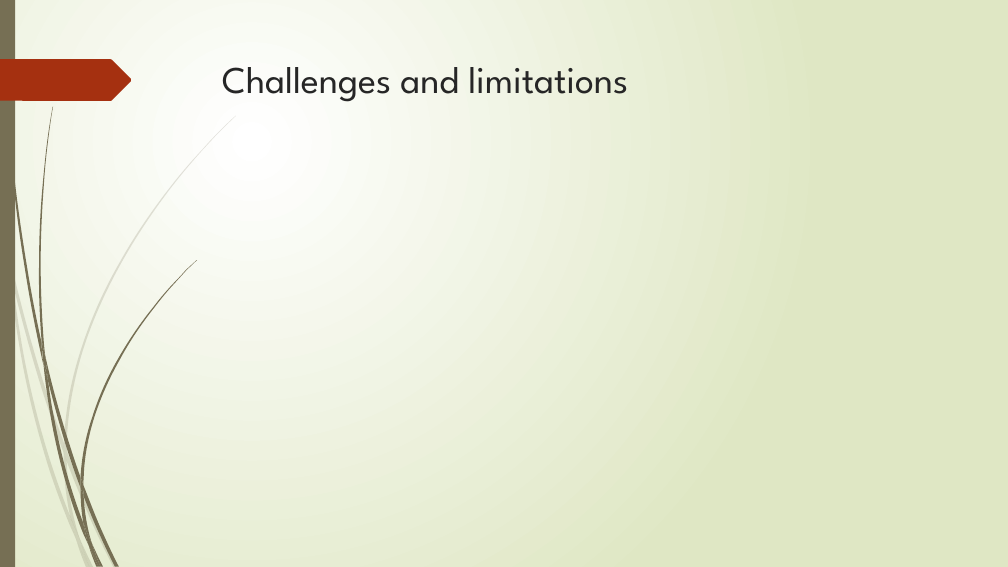
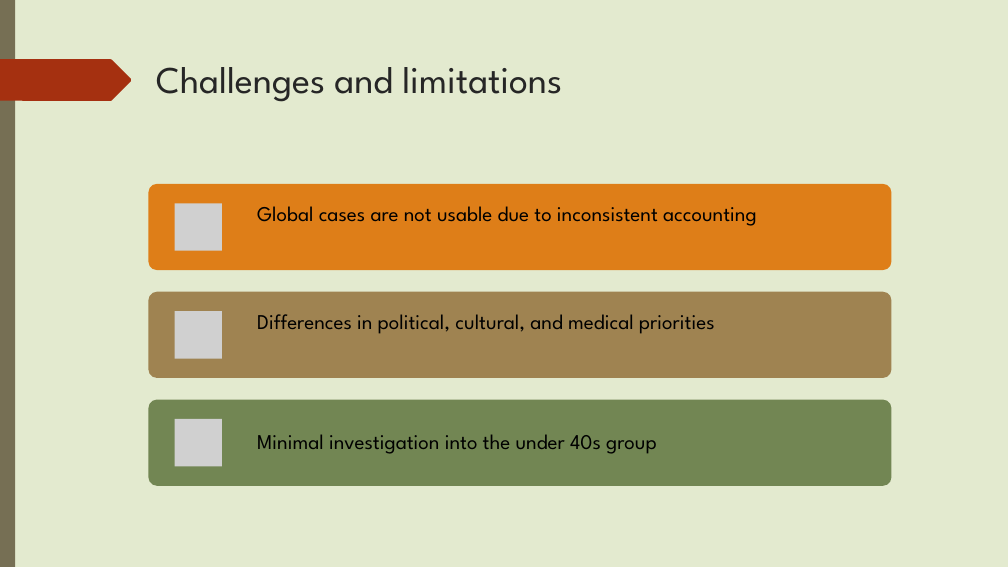
Before and after one commit to dr-natetorious/TIM-8130-Data_Mining, a slide deck: slide 10 of Week6_Statistics/BachmeierNTIM8130-6.pptx. Drawn at 1008x567 pixels with LibreOffice and Linux fonts; fonts in the diff are those of the drawing; grey boxes stand for pictures. Boxes give left, top, right and bottom in pixels: in the first picture for what was removed or moved away, otherwise in the second. Text is boxed around its words. In the diff, an @@ line names an element or a change of style, - is before the commit and + after.

```diff
--- a/Week6_Statistics/BachmeierNTIM8130-6.pptx
+++ b/Week6_Statistics/BachmeierNTIM8130-6.pptx
@@ rectangle removed at (0,0,15,567) @@
@@ rectangle added at (0,0,1008,567), fill #E3EACF @@
@@ rectangle added at (0,0,15,567), fill #766F54 @@
@@ freeform shape removed at (0,59,132,101) @@
@@ freeform shape added at (0,59,132,101), fill #A53010 @@
@@ title "Challenges and limitations": place and size @@
-title "Challenges and limitations" at (222,67,628,102)
+title "Challenges and limitations" at (156,67,562,102)
@@ group removed at (8,116,236,540): 5 freeform shapes @@
@@ group added at (148,184,892,486): 3 rounded rectangles, 3 pictures, 3 texts @@
+Global cases are not usable due to inconsistent accounting
+Differences in political, cultural, and medical priorities
+Minimal investigation into the under 40s group
@@ group removed at (39,107,197,546): 7 freeform shapes @@
```
Also in this commit, not shown: 4 other slides changed, 2 slides added, 2 slides removed, 4 other files.
